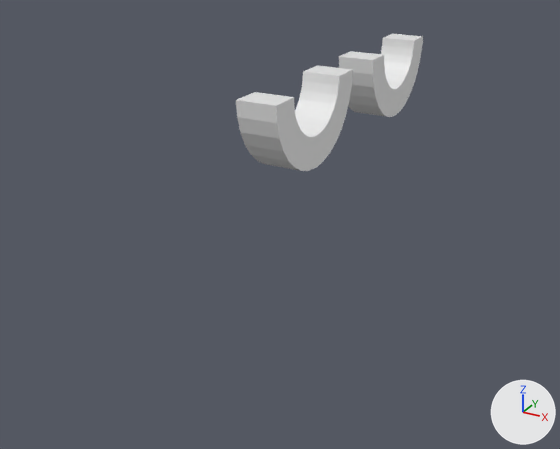
A saved change to the Blender file GearSensor/HallMount.blend.
One viewpoint serves both versions: a 50 mm camera at (0.0416, -0.1612, 0.0402) aimed at (-0.0081, -0.0709, -0.0049). The lights are fixed; the arrows at lower right show +X, +Y and +Z. The first picture is the older version. The same objects are shown in both versions, whatever each file hides.

In view in the first picture: 'Magnet_LR'.
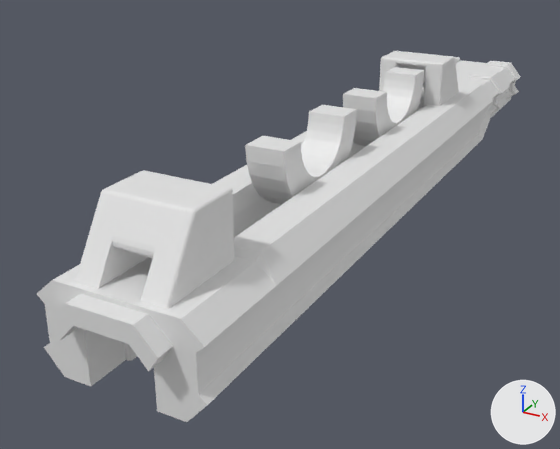
Diff of the bpy script that builds the scene:
```diff
--- a/GearSensor/HallMount.blend.py
+++ b/GearSensor/HallMount.blend.py
@@ me_cube_006_1 @@
+me_cube_006_1.from_pydata(...)  # 1608 vertices, 1459 faces; spans x -0.0095..0.0095, y -0.0722..0.0431, z -0.0036..0.0144
@@ ob_magnet_lr @@
 ob_magnet_lr = bpy.data.objects.new('Magnet_LR', me_cylinder_006)
-ob_magnet_lr.location = (0.0, -0.0545, 0.0187)
+ob_magnet_lr.location = (0.0, -0.0527, 0.0131)
@@ ob_mount_fb @@
+ob_mount_fb = bpy.data.objects.new('Mount_FB', me_cube_006_1)
+ob_mount_fb.location = (0.0, -0.0457, 0.0)
```

Boxes [x1, y1, x2, y2] around the edits, measured in the pictures (560 x 449 px):
'Mount_FB', added: after [37, 51, 521, 422]
'Magnet_LR', moved: before [236, 34, 423, 171]; after [245, 67, 424, 205]
